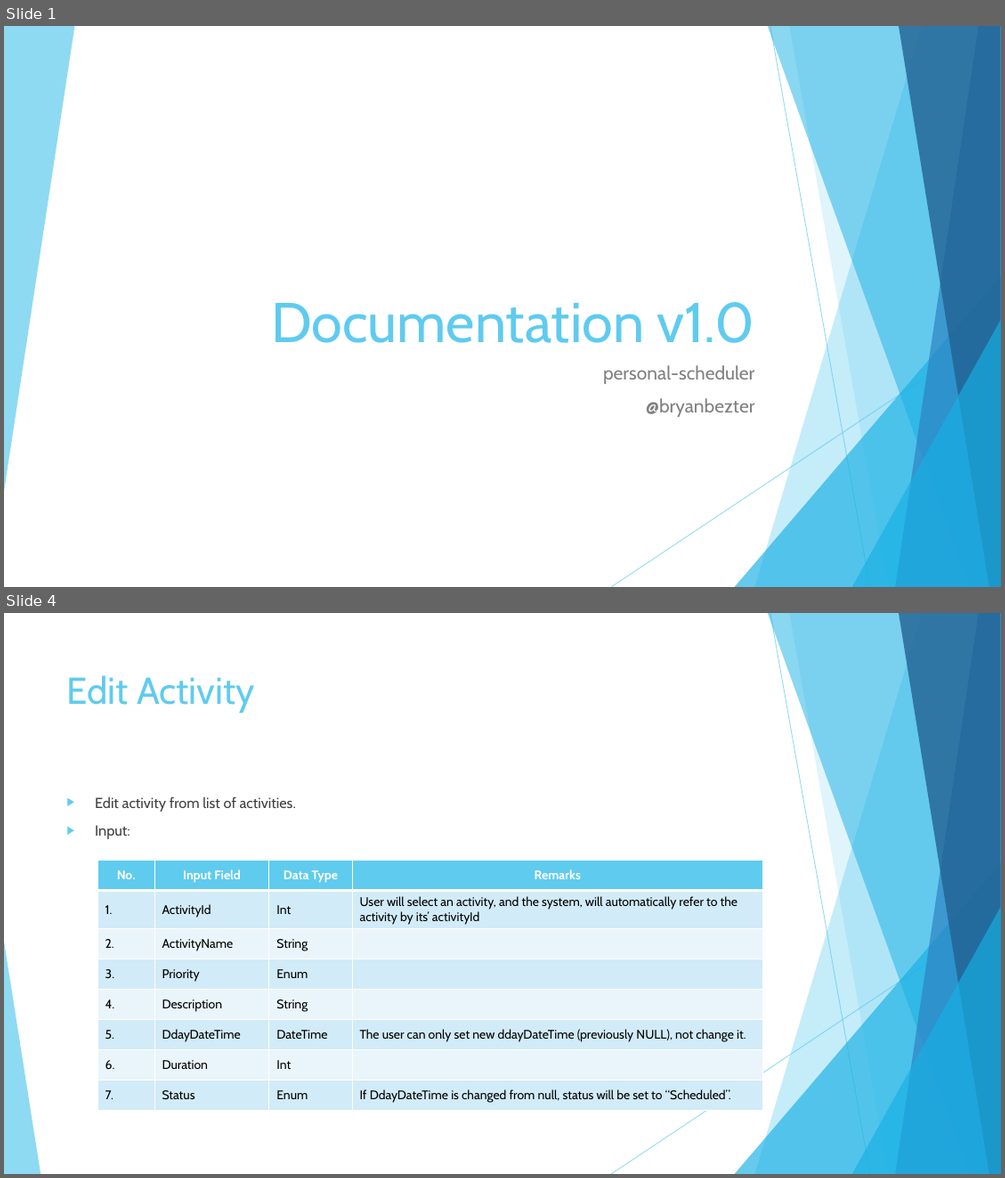
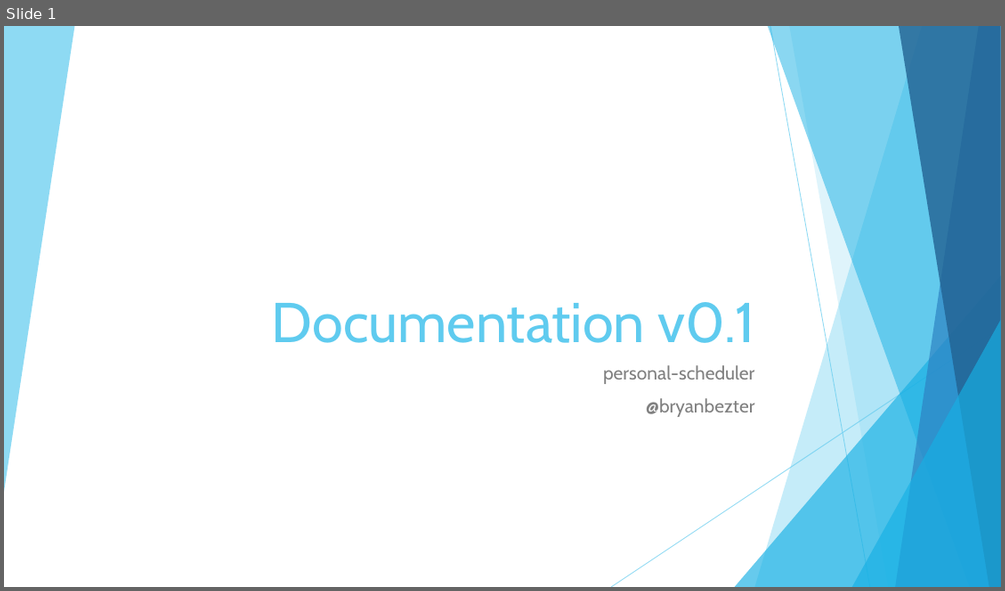
Before and after one commit to bryanbezter/personal-scheduler, a slide deck: Documentation v1.0.pptx. Shown one above the other, each under a label of ours: slides 1 and 4 before the commit, slide 1 after it; the slides between them are not shown. The pictures are 1005x1178 and 1005x591 pixels, drawn with LibreOffice and Linux fonts; fonts in the diff are those of the drawing. Boxes give left, top, right and bottom in pixels: in the first picture for what was removed or moved away, otherwise in the second. Text is boxed around its words. In the diff, an @@ line names an element or a change of style, - is before the commit and + after.

Commit message:
Update documentation
- Finish UI design
- Update db design
- Update state diagram
- Update functional design

```diff
--- a/Documentation v1.0.pptx
+++ b/Documentation v1.0.pptx
@@ slide 4 removed at <box>4,613,1001,1174</box>, background #FFFFFF; not listed: 9 template elements that a slide beside it also shows @@
@@ title removed at <box>67,675,254,713</box> @@
-Edit Activity
@@ text removed at <box>95,796,296,839</box> @@
-▶ Edit activity from list of activities.
-▶ Input:
@@ table removed at <box>97,860,762,1125</box>, 8 rows, 4 columns @@
-No. | Input Field | Data Type | Remarks
-1. | ActivityId | Int | User will select an activity, and the system, will automatically refer to the activity by its’ activityId
-2. | ActivityName | String | 
-3. | Priority | Enum | 
-4. | Description | String | 
-5. | DdayDateTime | DateTime | The user can only set new ddayDateTime (previously NULL), not change it.
-6. | Duration | Int | 
-7. | Status | Enum | If DdayDateTime is changed from null, status will be set to “Scheduled”.
@@ triangle removed at <box>4,941,40,1174</box> @@
@@ slide 1 changed as well @@
@@ title at <box>272,302,754,343</box>: text changed @@
-Documentation v1.0
+Documentation v0.1
```
Also in this commit, not shown: 8 other slides changed, 12 slides added, 5 other slides removed.
